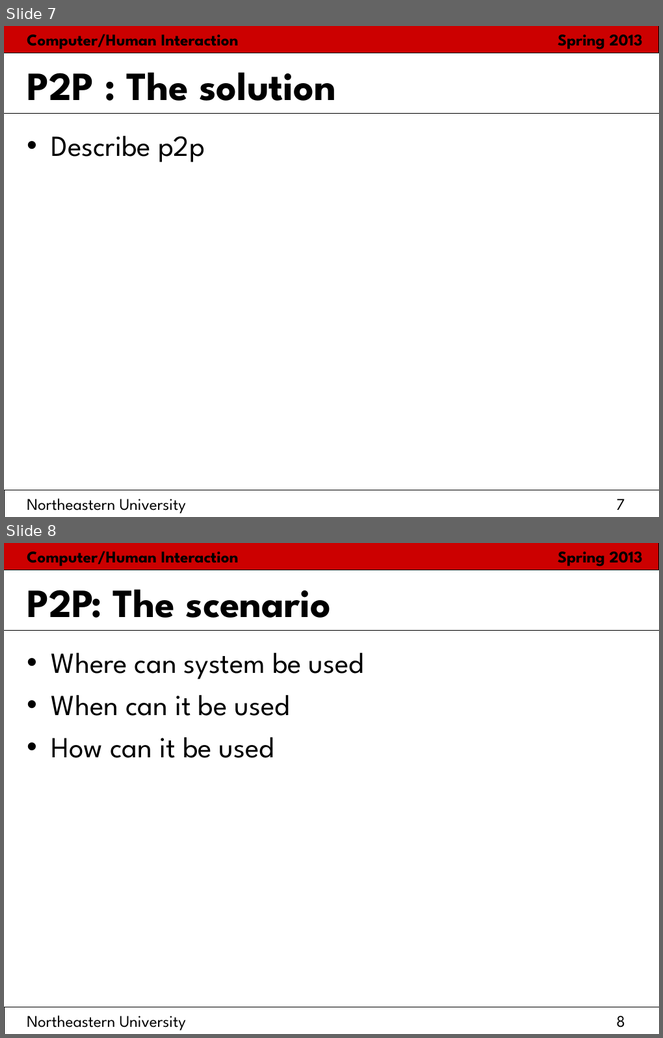
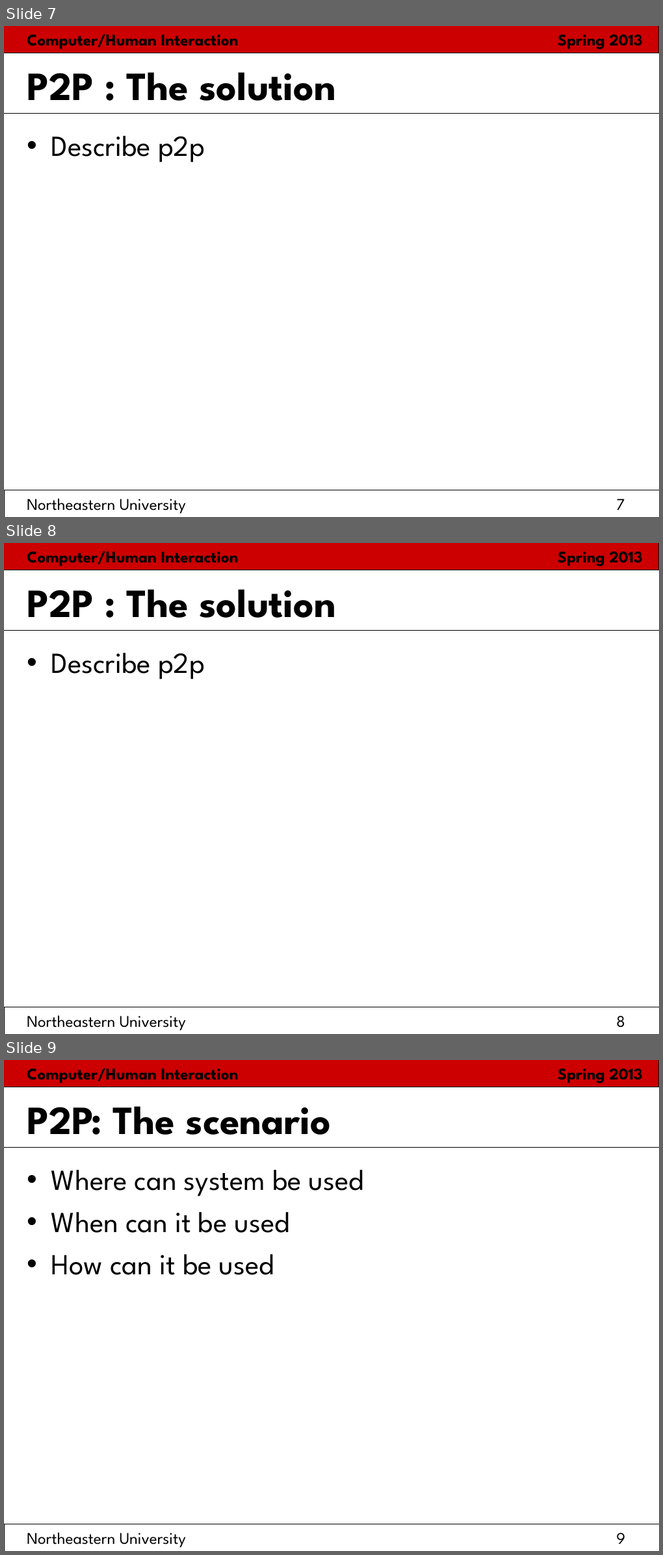
Before and after one commit to hci2014/sandbox, a slide deck: FinalPresentationTemplate.ppt. Shown one above the other, each under a label of ours: slides 7 and 8 before the commit, slides 7, 8 and 9 after it. The pictures are 663x1038 and 663x1555 pixels, drawn with LibreOffice and Linux fonts; fonts in the diff are those of the drawing. Boxes give left, top, right and bottom in pixels: in the first picture for what was removed or moved away, otherwise in the second. Text is boxed around its words. In the diff, an @@ line names an element or a change of style, - is before the commit and + after.

```diff
--- a/FinalPresentationTemplate.ppt
+++ b/FinalPresentationTemplate.ppt
@@ slide 8 added at box(4, 543, 659, 1034), background #FFFFFF; not listed: 6 template elements that a slide beside it also shows @@
@@ title added at box(27, 589, 337, 618), 44 pt, text #000000, bold @@
+P2P : The solution
@@ text added at box(51, 653, 205, 679), 32 pt, text #000000 @@
+• Describe p2p
@@ what was slide 8 is now slide 9 @@
@@ page number at box(27, 1533, 625, 1548): text changed @@
-Northeastern University 8
+Northeastern University 9
```
Also in this commit, not shown: 6 slides changed, 6 other slides added, 2 slides removed.
